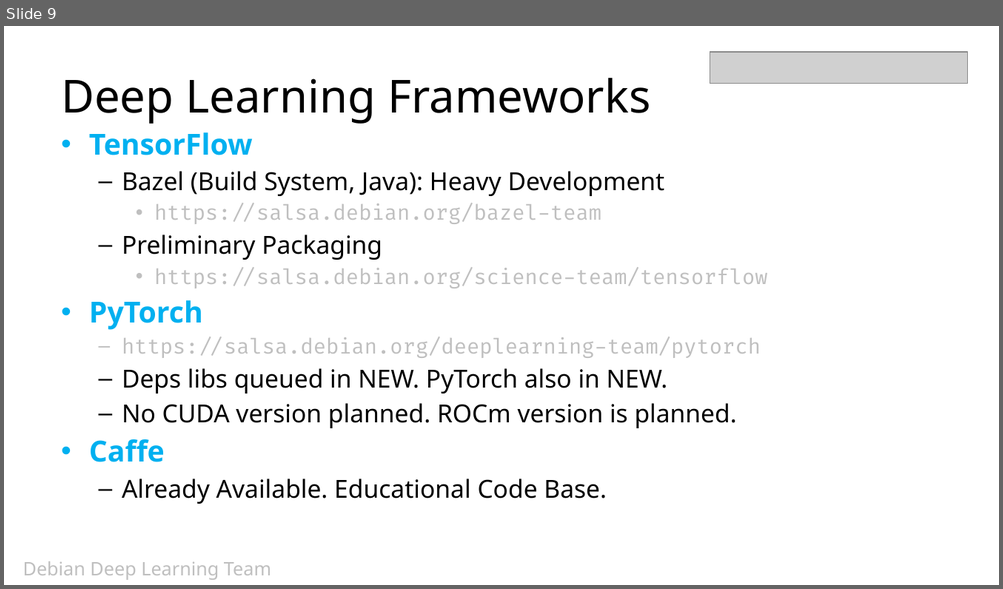
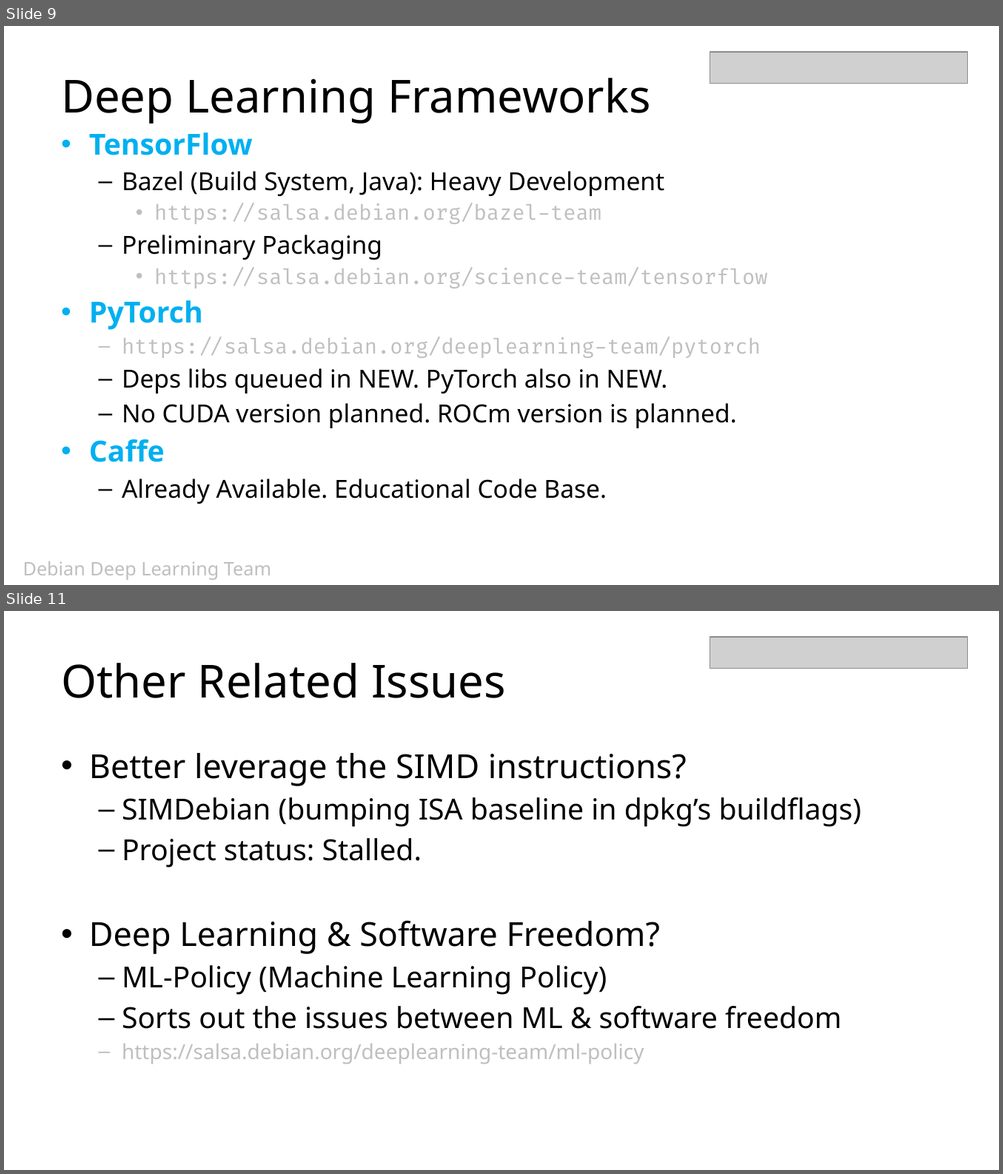
Before and after one commit to cdluminate/cdluminate, a slide deck: Dc20DeepLearning.pptx. Shown one above the other, each under a label of ours: slide 9 before the commit, slides 9 and 11 after it; the slides between them are not shown. The pictures are 1003x589 and 1003x1174 pixels, drawn with LibreOffice and Linux fonts; fonts in the diff are those of the drawing; grey boxes stand for pictures. Boxes give left, top, right and bottom in pixels: in the first picture for what was removed or moved away, otherwise in the second. Text is boxed around its words. In the diff, an @@ line names an element or a change of style, - is before the commit and + after.

```diff
--- a/Dc20DeepLearning.pptx
+++ b/Dc20DeepLearning.pptx
@@ slide 11 added at [4,611,999,1170], background #FFFFFF @@
@@ picture added at [710,637,967,669] @@
@@ title added at [61,663,506,698], 44 pt, text #000000 @@
+Other Related Issues
@@ text added at [89,753,862,1065], 28 pt, text #000000 @@
+• Better leverage the SIMD instructions?
+  – SIMDebian (bumping ISA baseline in dpkg’s buildflags)
+  – Project status: Stalled.
+• Deep Learning & Software Freedom?
+  – ML-Policy (Machine Learning Policy)
+  – Sorts out the issues between ML & software freedom
+  – https://salsa.debian.org/deeplearning-team/ml-policy
```
Also in this commit, not shown: 3 slides changed.
